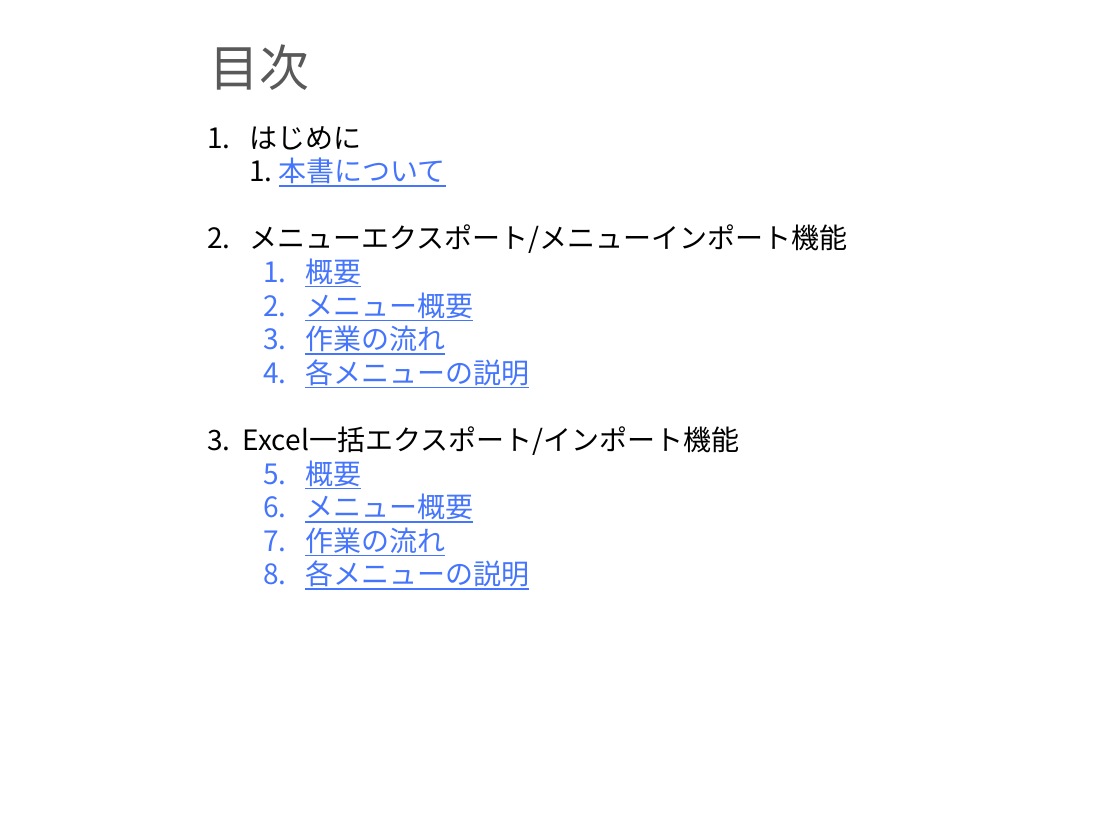
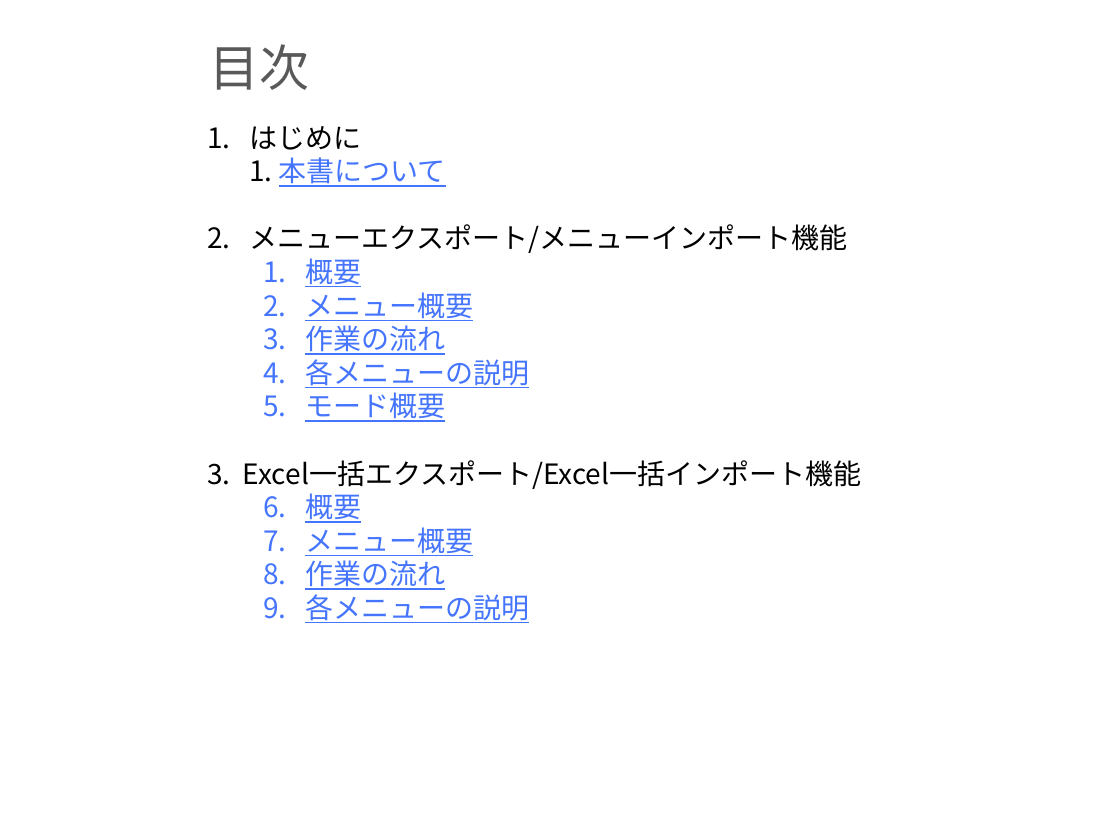
Before and after one commit to exastro-suite/it-automation-docs, a slide deck: slide 2 of asset/Learn_ja/ITA-export-import_classroom_lecture.pptx. Drawn at 1120x840 pixels with LibreOffice and Linux fonts; fonts in the diff are those of the drawing; background and template pictures are left out. Boxes give left, top, right and bottom in pixels: in the first picture for what was removed or moved away, otherwise in the second. Text is boxed around its words. In the diff, an @@ line names an element or a change of style, - is before the commit and + after.

```diff
--- a/asset/Learn_ja/ITA-export-import_classroom_lecture.pptx
+++ b/asset/Learn_ja/ITA-export-import_classroom_lecture.pptx
@@ text at (207, 392, 861, 489): text changed @@
-3. Excel一括エクスポート/インポート機能
+  5. モード概要
+3. Excel一括エクスポート/Excel一括インポート機能
```
Also in this commit, not shown: 13 other slides changed, 3 slides added, 1 other file.
